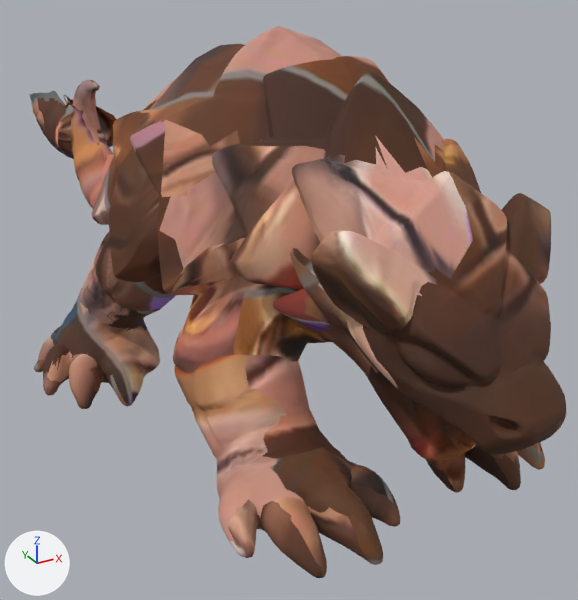
One commit to the glTF model models/dragoes/pedrim.glb: the scene before it, then after it.
One viewpoint serves both versions: a 50 mm camera at (-0.365, -0.838, 0.473) aimed at (0.051, -0.081, 0.095). Every picture has the same lights, and +X, +Y and +Z are marked at lower left. The older version comes first. Vertices at exactly the same position are counted once.
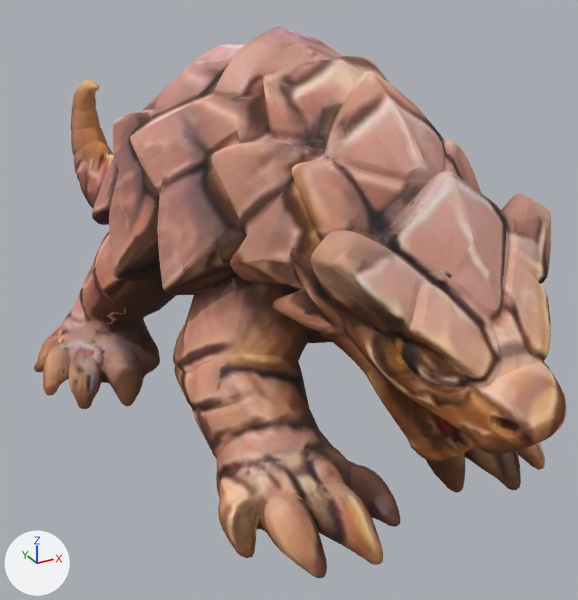
The newer file is also rescaled (x1.146), turned or shifted as a whole; pictures and numbers use the older file's frame.

Patch to the scene script:
```diff
--- a/models/dragoes/pedrim.glb.py
+++ b/models/dragoes/pedrim.glb.py
@@ me_mesh_0 @@
 # used by ob_mesh_0; location = (0.0, 0.0, 0.0)
-me_mesh_0.from_pydata(...)  # 15671 vertices, 31212 faces; spans x -0.227..0.227, y -0.49..0.49, z 0.0..0.404
+me_mesh_0.from_pydata(...)  # 15002 vertices, 30000 faces; spans x -0.227..0.227, y -0.49..0.365, z 0.0..0.404
+# me_mesh_0 part 1: the loose piece of 669 vertices spanning x -0.109..-0.008, y 0.331..0.49, z 0.182..0.266 is deleted
+# me_mesh_0 part 2: 29721 kept faces spanning x -0.227..0.227, y -0.49..0.365, z 0.0..0.404 get new texture (UV) coordinates
 me_mesh_0.materials.append(mat_material_0)
```

Boxes [x1, y1, x2, y2] around the edits, measured in the pictures (578 x 600 px):
'Mesh_0', reshaped: before [30, 26, 566, 578]; after [34, 26, 566, 578]
part 1 of me_mesh_0, deleted (brown): before [30, 91, 117, 159]
part 2 of me_mesh_0, surface changed (brown to beige): [34, 26, 566, 578] in both
